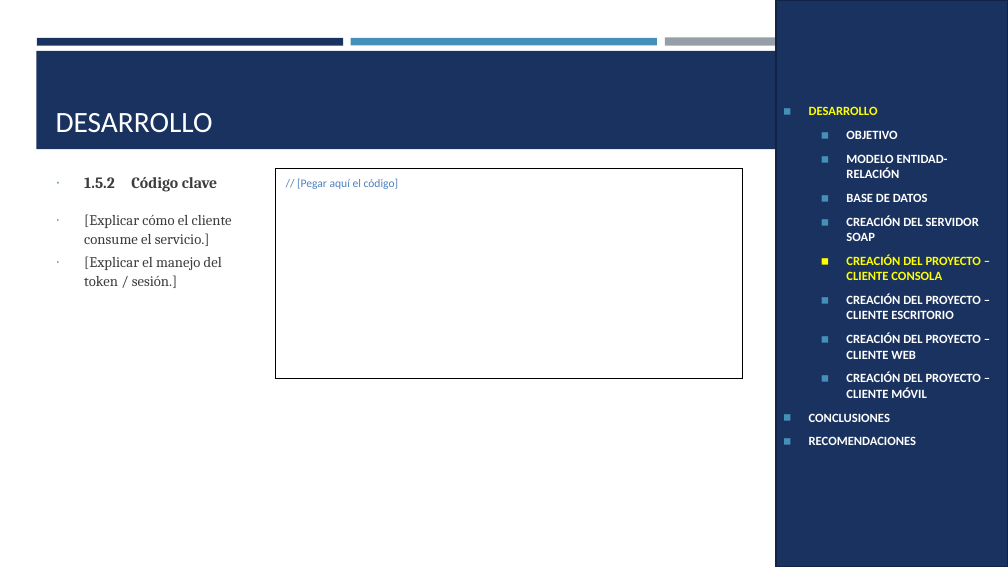
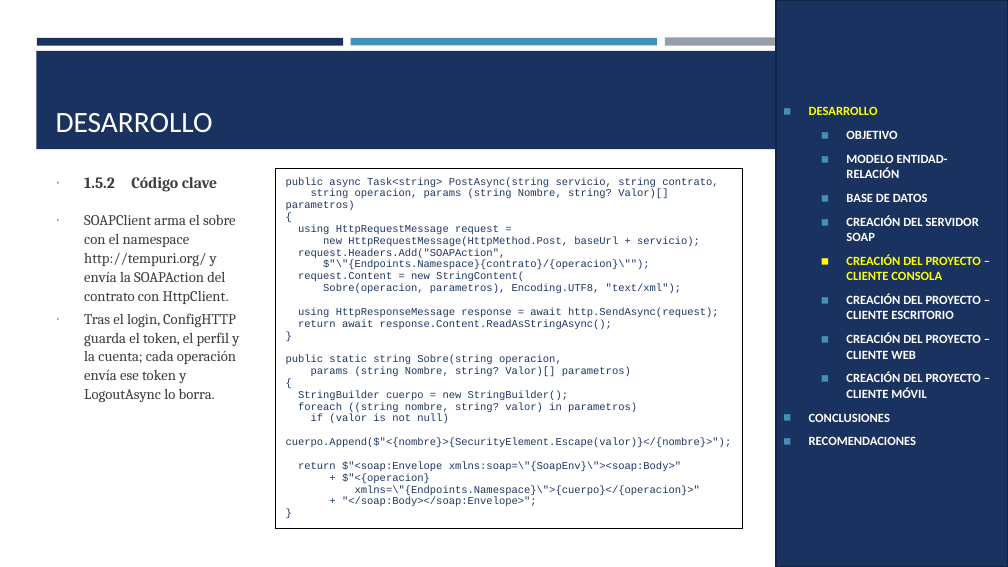
Before and after one commit to IMarcusDev/TI.1.2.-PAO202651_SOAP_DOTNET_CONBDD_NRC36883_GR04, a slide deck: slide 14 of 05. DOCUMENTACION/PRESENTACION TI.1.2. SOAP con BDD en DOTNET GR4.pptx. Drawn at 1008x567 pixels with LibreOffice and Linux fonts; fonts in the diff are those of the drawing. Boxes give left, top, right and bottom in pixels: in the first picture for what was removed or moved away, otherwise in the second. Text is boxed around its words. In the diff, an @@ line names an element or a change of style, - is before the commit and + after.

```diff
--- a/05. DOCUMENTACION/PRESENTACION TI.1.2. SOAP con BDD en DOTNET GR4.pptx
+++ b/05. DOCUMENTACION/PRESENTACION TI.1.2. SOAP con BDD en DOTNET GR4.pptx
@@ table at bbox=[275, 168, 743, 510] @@
@@ row 1, column 1: "// [Pegar aquí el código]" to "public async Task<string> PostAsync(string servicio, string contrato, / string operacion, params (string Nombre, string? Valor)[] parametros) / { / using HttpRequestMessage request = / new HttpRequestMessage(HttpMethod.Post, baseUrl + servicio); / request.Headers.Add("SOAPAction", / $"\"{Endpoints.Namespace}{contrato}/{operacion}\""); / request.Content = new StringContent( / Sobre(operacion, parametros), Encoding.UTF8, "text/xml"); / using HttpResponseMessage response = await http.SendAsync(request); / return await response.Content.ReadAsStringAsync(); / } / public static string Sobre(string operacion, / params (string Nombre, string? Valor)[] parametros) / { / StringBuilder cuerpo = new StringBuilder(); / foreach ((string nombre, string? valor) in parametros) / if (valor is not null) / cuerpo.Append($"<{nombre}>{SecurityElement.Escape(valor)}</{nombre}>"); / return $"<soap:Envelope xmlns:soap=\"{SoapEnv}\"><soap:Body>" / + $"<{operacion} / xmlns=\"{Endpoints.Namespace}\">{cuerpo}</{operacion}>" / + "</soap:Body></soap:Envelope>"; / }" @@
@@ text at bbox=[84, 215, 239, 402]: text changed @@
-∙ [Explicar cómo el cliente consume el servicio.]
-∙ [Explicar el manejo del token / sesión.]
+∙ SOAPClient arma el sobre con el namespace http://tempuri.org/ y envía la SOAPAction del contrato con HttpClient.
+∙ Tras el login, ConfigHTTP guarda el token, el perfil y la cuenta; cada operación envía ese token y LogoutAsync lo borra.
```
Also in this commit, not shown: 19 other slides changed, 4 slides added.
